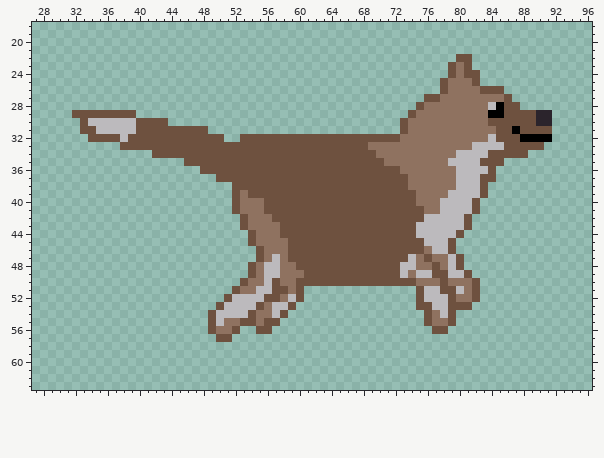
Edited in one commit: sprite sheet (sprites/sLucyRunning/fd0f3a7b-0c4b-4ee8-8a74-39af4c9b671c.png). Above, as it was before the edit.
The file is 128x64 pixels. Shown: x 27..96, y 18..63.
Once edited:
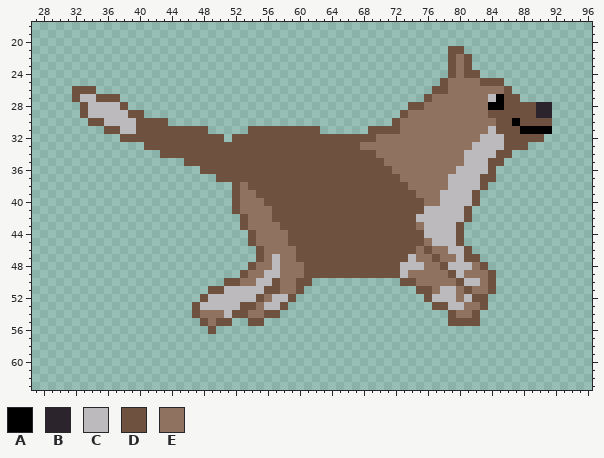
Palette (. is transparent): A #000000  B #2b242c  C #bcbabd  D #6e513f  E #8f7260
What changed:
Changed rows in their new state; - is an unchanged pixel.
first column x 32:
21 -----------------------------------------------DD-----------
22 -----------------------------------------------DE-----------
25 --------------------------------------------------EDDD------
26 DDD------------------------------------------D-----EEED-----
27 DCCDDD---------------------------------------E------CA-D----
28 -DCCCCD-----------------------------------D---------A---DDBB
29 .-CCCCC-D--------------------------------DE---------DD------
30 -.DD------------------------------------DE----------E--A--DD
31 -...DD----------------DDDDDDDDD------DDDDE----------C--DAAAA
32 --....D-------------D-----------------EEE----------C-C--DDD.
33 ------...---------------------------E--------------------..-
34 ----------.-------------------------------------E---C--..---
35 -----------------------------------------------EE--C--------
36 ----------------------------------------E-------------------
37 -----------------------------------------E-----C------------
38 ---------------------E-------------------------C------------
39 ----------------------E-----------------------C---D.--------
40 -------------------------------------------D----------------
41 ------------------------E-------------------CC---D.---------
42 -------------------------------------------C----------------
43 -------------------------------------------E----D.----------
44 --------------------------E----------------D----------------
45 --------------------------------------------E--CD-----------
46 ---------------------------E---------------EDEECCD----------
47 ---------------------------E----------------ED-ECDD---------
48 ------------------------E---E--------------C-ED-CCED--------
49 ---------------------DE--------------------EEEED-EEED-------
50 -------------------DDE-C------...........-----E-DCCED-------
51 -----------------DDCCCC-D-E-----------------DECCEDEED-------
52 ----------------DCCC---DECCD.--------------.D--C-C-D--------
53 ---------------DCCC--DDEC-D.---------------..DDCCEED--------
54 ---------------DEEE-DDE-DD.-----------------...-EED---------
55 ----------------DEDD..-D..------------------...-DDD---------
56 ------------------...--..--------------------..-------------
57 ------------------..----------------------------------------
